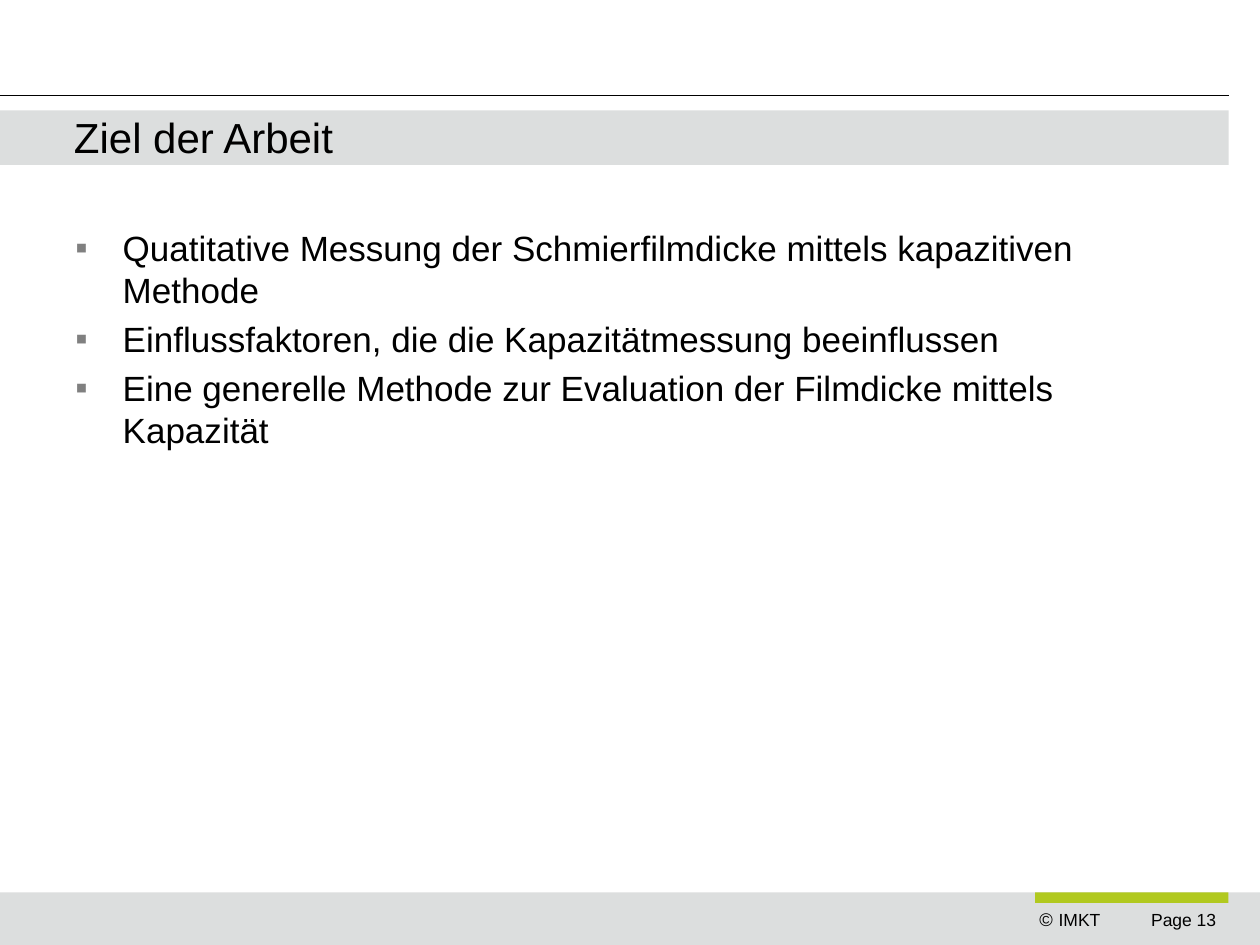
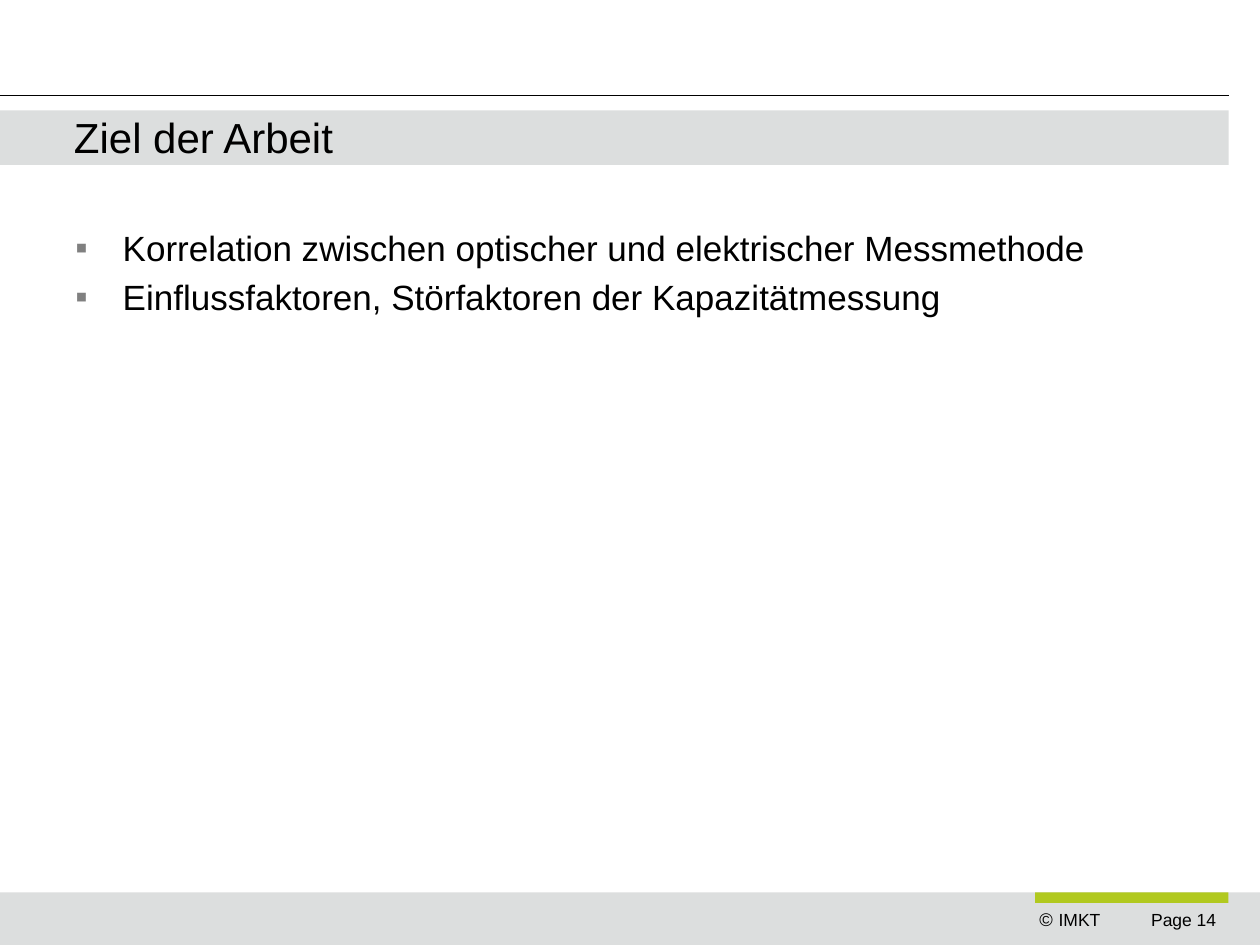
Before and after one commit to ngocminhdao88/dao_masterarbeit, a slide deck: slide 14 of presentations/ziel_der_arbeit_vw.pptx (slide 13 before the commit). Drawn at 1260x945 pixels with LibreOffice and Linux fonts; fonts in the diff are those of the drawing; background and template pictures are left out. Boxes give left, top, right and bottom in pixels: in the first picture for what was removed or moved away, otherwise in the second. Text is boxed around its words. In the diff, an @@ line names an element or a change of style, - is before the commit and + after.

```diff
--- a/presentations/ziel_der_arbeit_vw.pptx
+++ b/presentations/ziel_der_arbeit_vw.pptx
@@ text at [123, 235, 1084, 317]: text changed @@
-▪ Quatitative Messung der Schmierfilmdicke mittels kapazitiven Methode
-▪ Einflussfaktoren, die die Kapazitätmessung beeinflussen
-▪ Eine generelle Methode zur Evaluation der Filmdicke mittels Kapazität
+▪ Korrelation zwischen optischer und elektrischer Messmethode
+▪ Einflussfaktoren, Störfaktoren der Kapazitätmessung
@@ page number at [1151, 914, 1216, 930]: text changed @@
-Page 13
+Page 14
```
Also in this commit, not shown: 13 other slides changed, 2 slides added, 10 other files.
